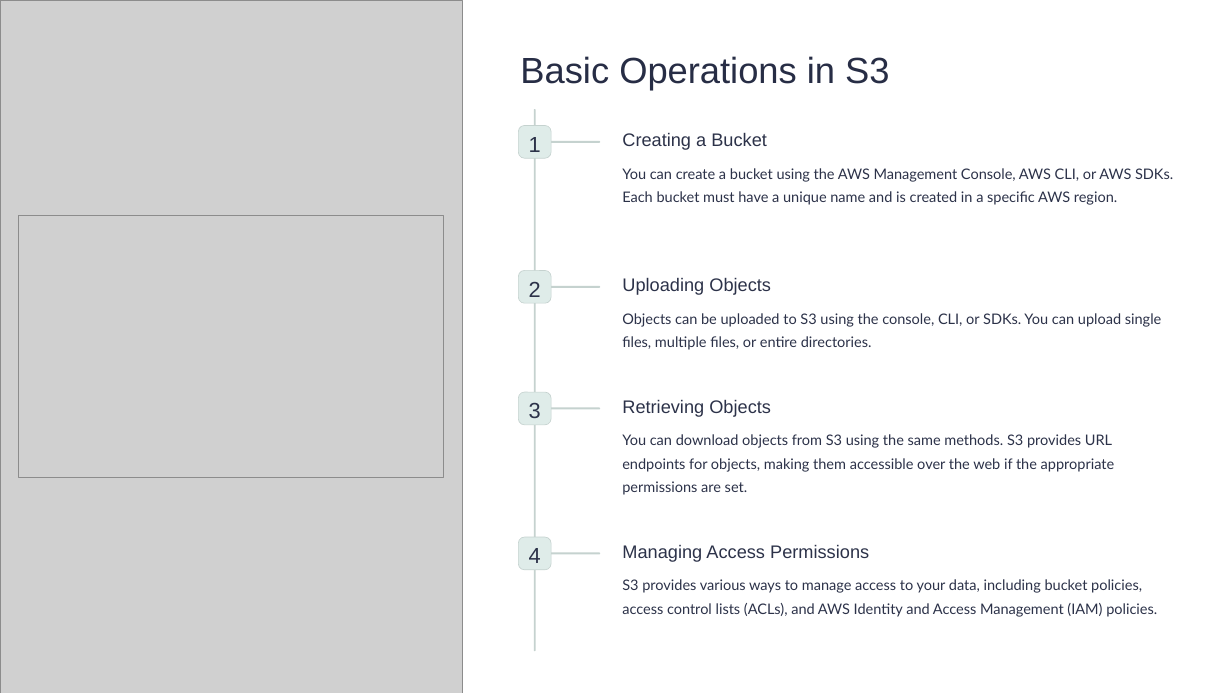
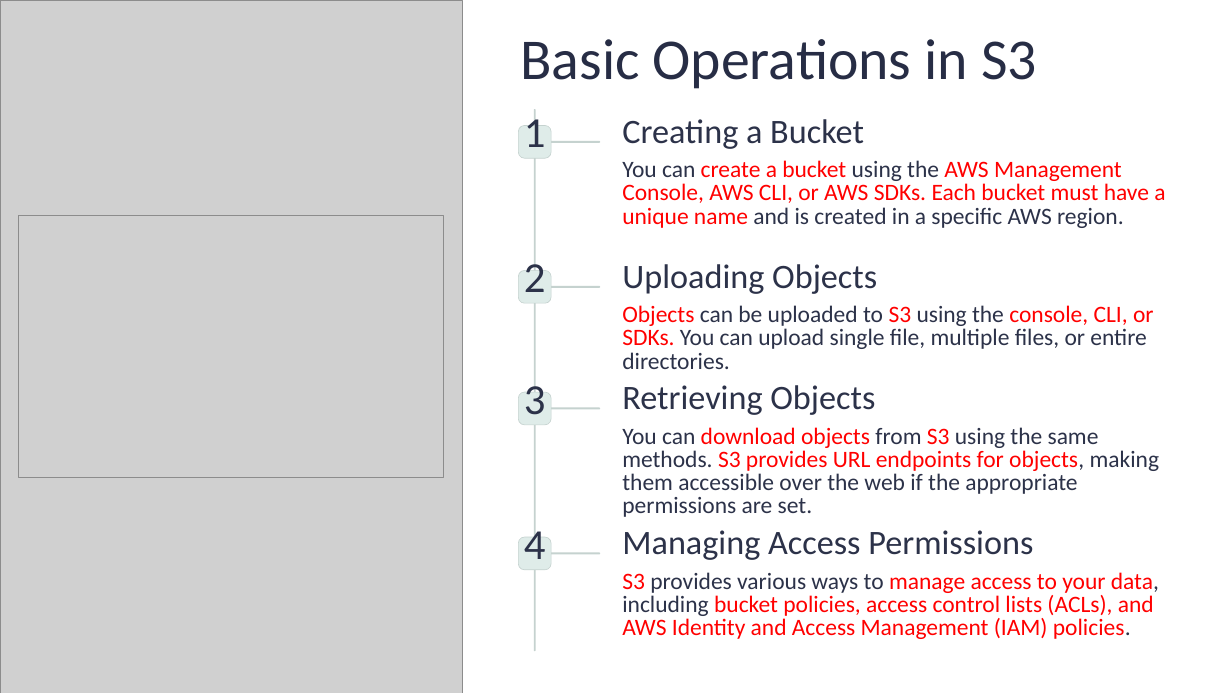
Before and after one commit to ramram43210/Java_2024, a slide deck: slide 3 of Amazon_S3_Beginners_V1/Amazon_S3_Beginners_V1.pptx. Drawn at 1232x693 pixels with LibreOffice and Linux fonts; fonts in the diff are those of the drawing; grey boxes stand for pictures. Boxes give left, top, right and bottom in pixels: in the first picture for what was removed or moved away, otherwise in the second. Text is boxed around its words. In the diff, an @@ line names an element or a change of style, - is before the commit and + after.

```diff
--- a/Amazon_S3_Beginners_V1/Amazon_S3_Beginners_V1.pptx
+++ b/Amazon_S3_Beginners_V1/Amazon_S3_Beginners_V1.pptx
@@ text "Basic Operations in S3" at [520, 39, 1037, 89]: size 34 to 54 pt, font Arial to Calibri @@
@@ text "You can create a bucket ..." at [622, 160, 1165, 228]: size 13.6 to 22 pt, font Lato to Calibri; text colour #2C3249 to #FF0000 in "create a bucket AWS Management Console, AWS ..." @@
@@ text at [622, 305, 1154, 349]: text changed; size 13.6 to 22 pt; font Lato to Calibri @@
-Objects can be uploaded to S3 using the console, CLI, or SDKs. You can upload single files, multiple files, or entire directories.
+Objects can be uploaded to S3 using the console, CLI, or SDKs. You can upload single file, multiple files, or entire directories.
@@ text "You can download objects from ..." at [622, 427, 1159, 517]: size 13.6 to 22 pt, font Lato to Calibri; text colour #2C3249 to #FF0000 in "download objects S3 S3 provides URL endpoints ..." @@
@@ size 20.4 to 40 pt, font Arial to Calibri in 4 elements at [524, 119, 546, 147], [524, 264, 546, 292], [524, 386, 546, 415], [524, 531, 546, 559] @@
@@ size 17 to 32 pt, font Arial to Calibri in 4 elements at [622, 119, 846, 177], [622, 264, 764, 326], [622, 385, 875, 415], [622, 530, 1033, 560] @@
@@ text "S3 provides various ways to ..." at [622, 572, 1159, 639]: size 13.6 to 22 pt, font Lato to Calibri; text colour #2C3249 to #FF0000 in "S3 manage access to your data, bucket ..." @@
```
Also in this commit, not shown: 9 other slides changed.
